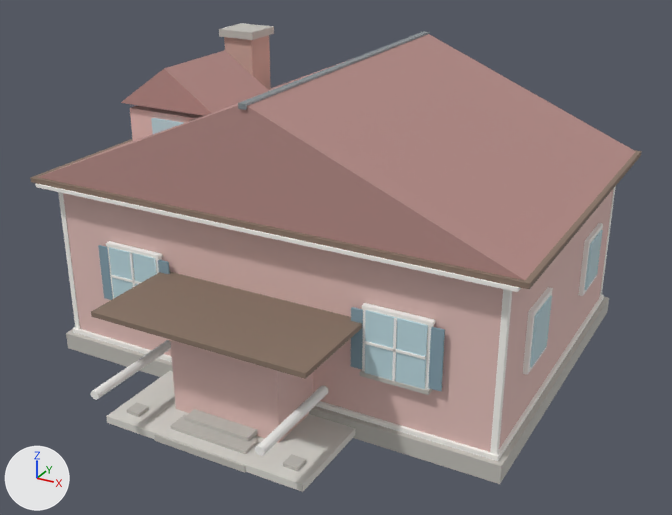
The glTF model public/builder-assets/openlife/house_rose.glb as it was, and as the next commit left it.
Both versions are drawn from a 50 mm lens placed at (10.67, -20.08, 12.11), pointed at (0.46, -1.51, 2.83). Every picture has the same lights, and +X, +Y and +Z are marked at lower left. The picture after the commit comes second.

Names of what the first picture shows: 'p000', 'p001', 'p002', 'p003', 'p004', 'p006', 'p007', 'p008', 'p009', 'p028', 'p070', 'p071', 'p073', 'p075' and 30 more.
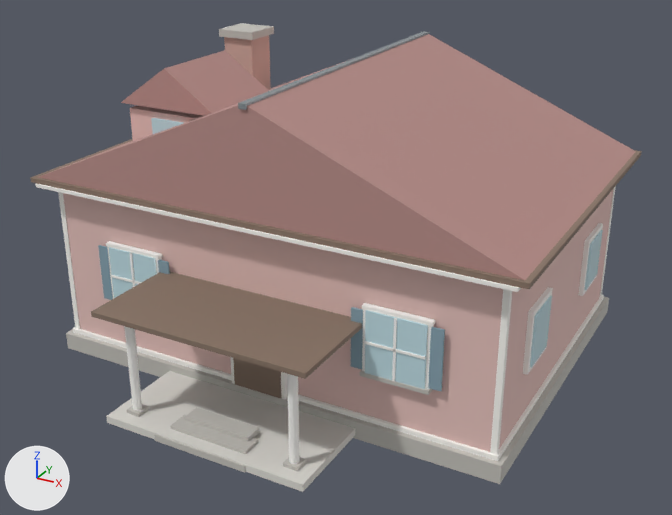
Boxes (x1, y1, x2, y2) around the edits, measured in the pictures (672 x 515 px):
'p075', moved, rescaled (not visible afterwards)
    before: (170, 340, 313, 443)
'p009', moved, turned
    before: (255, 386, 328, 456)
    after: (287, 374, 300, 464)
'p008', moved, turned
    before: (91, 340, 171, 400)
    after: (124, 326, 142, 411)

The change, as a list of edits to the scene's bpy script:
```text
Change ob_p008:
    ob_p008.location: (0.0, 0.0, 0.0) -> (0.0, -4.9, 7.7)
    ob_p008.rotation_euler: (0.0, 0.0, 0.0) -> (1.571, 0.0, 0.0)  # degrees (0, 0, 0) -> degrees (90, 0, 0)
Change ob_p009:
    ob_p009.location: (0.0, 0.0, 0.0) -> (0.0, -4.9, 7.7)
    ob_p009.rotation_euler: (0.0, 0.0, 0.0) -> (1.571, 0.0, 0.0)  # degrees (0, 0, 0) -> degrees (90, 0, 0)
Change ob_p075:
    ob_p075.location: (0.0, 0.0, 0.0) -> (0.0, 0.0, 2.49)
    ob_p075.scale: (1.0, 1.0, 1.0) -> (1.0, 1.0, 0.0417)
```
